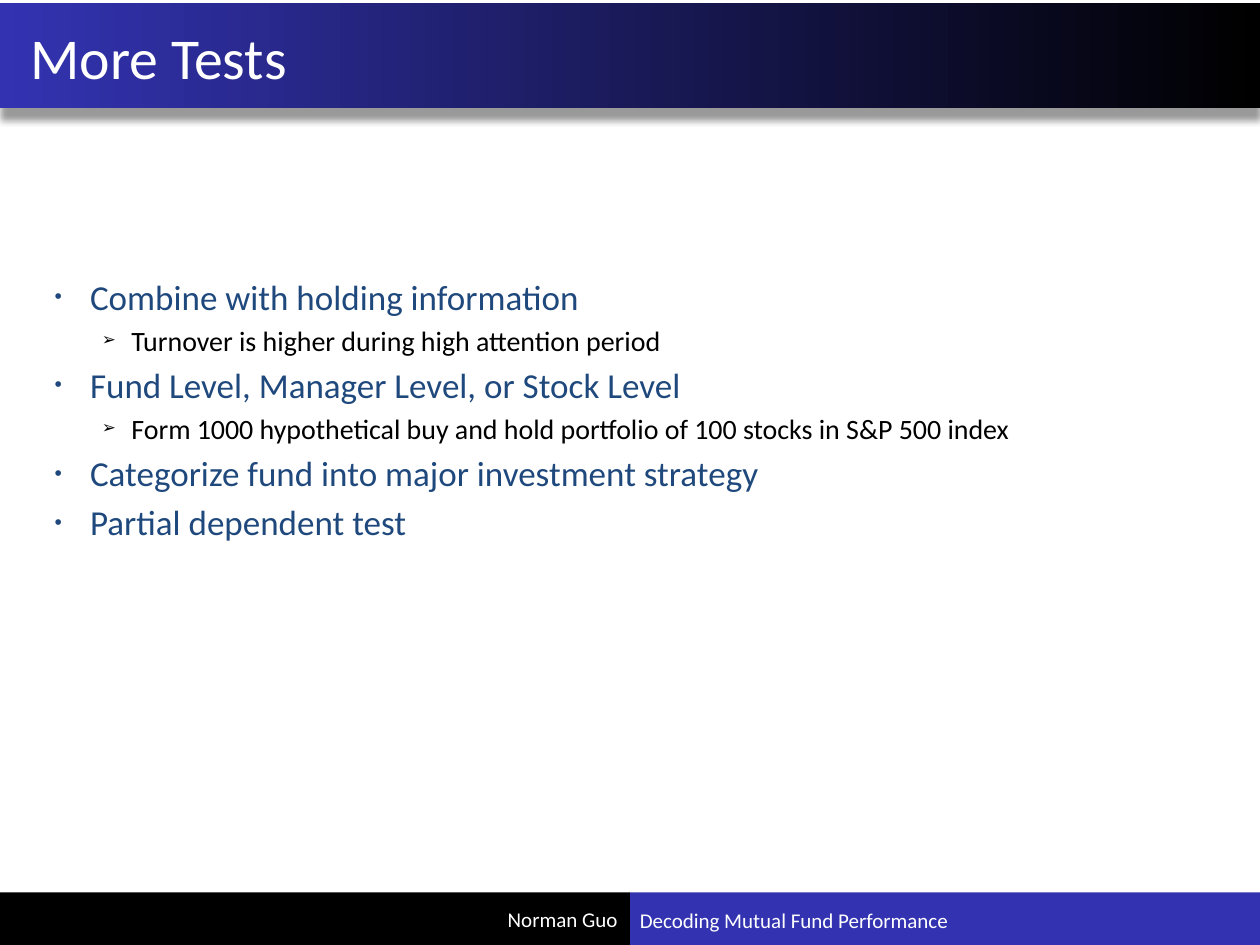
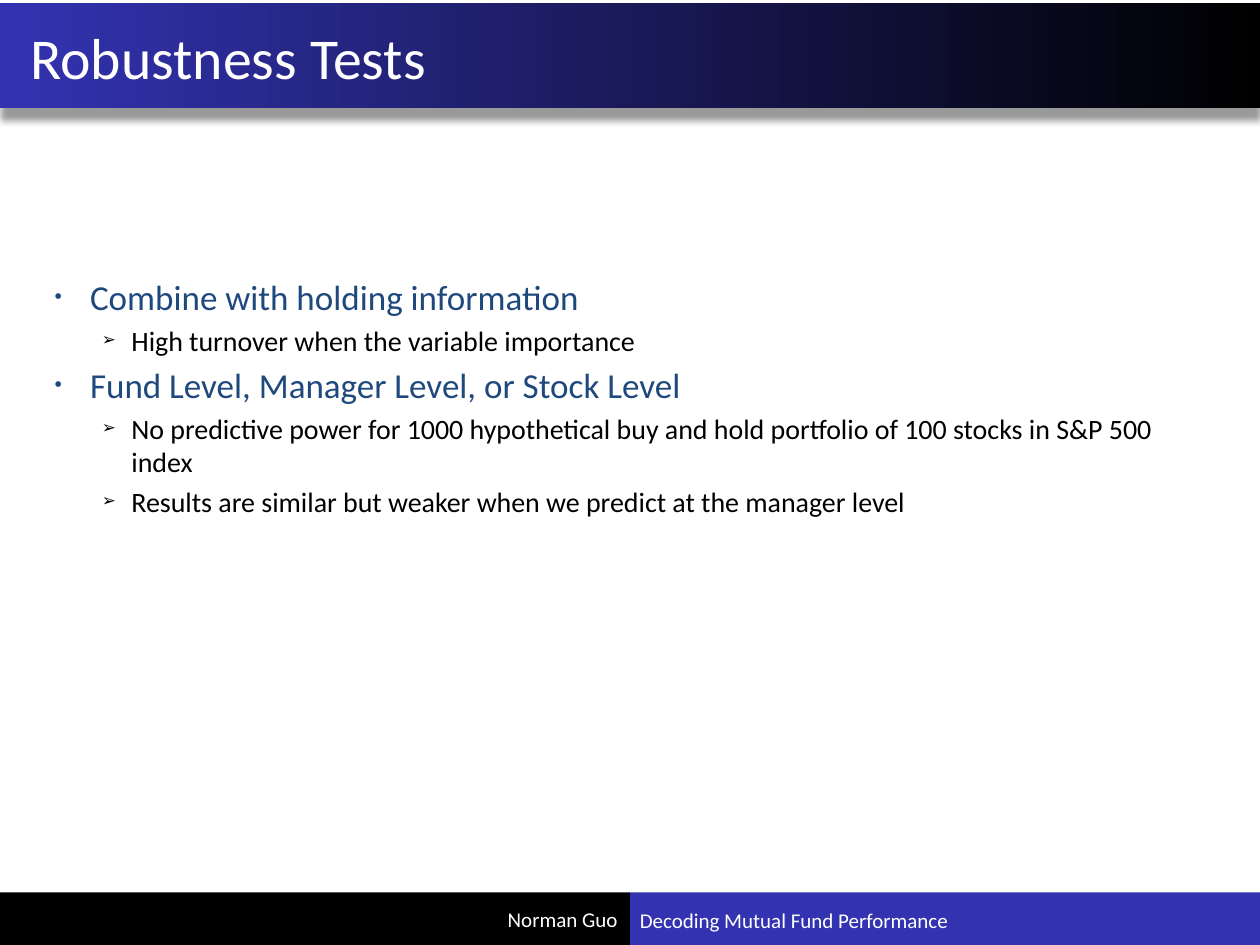
Before and after one commit to xuxiguo/ace_portfolio, a slide deck: slide 36 of pdf/Decoding Mutual Fund Performance.pptx (slide 39 before the commit). Drawn at 1260x945 pixels with LibreOffice and Linux fonts; fonts in the diff are those of the drawing. Boxes give left, top, right and bottom in pixels: in the first picture for what was removed or moved away, otherwise in the second. Text is boxed around its words. In the diff, an @@ line names an element or a change of style, - is before the commit and + after.

```diff
--- a/pdf/Decoding Mutual Fund Performance.pptx
+++ b/pdf/Decoding Mutual Fund Performance.pptx
@@ title at (30,39,426,80): text changed @@
-More Tests
+Robustness Tests
@@ text at (131,331,635,356): text changed @@
-  ➢ Turnover is higher during high attention period
+  ➢ High turnover when the variable importance
@@ text at (131,419,1151,517): text changed @@
-  ➢ Form 1000 hypothetical buy and hold portfolio of 100 stocks in S&P 500 index
-• Categorize fund into major investment strategy
-• Partial dependent test
+  ➢ No predictive power for 1000 hypothetical buy and hold portfolio of 100 stocks in S&P 500 index
+  ➢ Results are similar but weaker when we predict at the manager level
```
Also in this commit, not shown: 6 other slides changed, 3 slides added, 6 slides removed.
